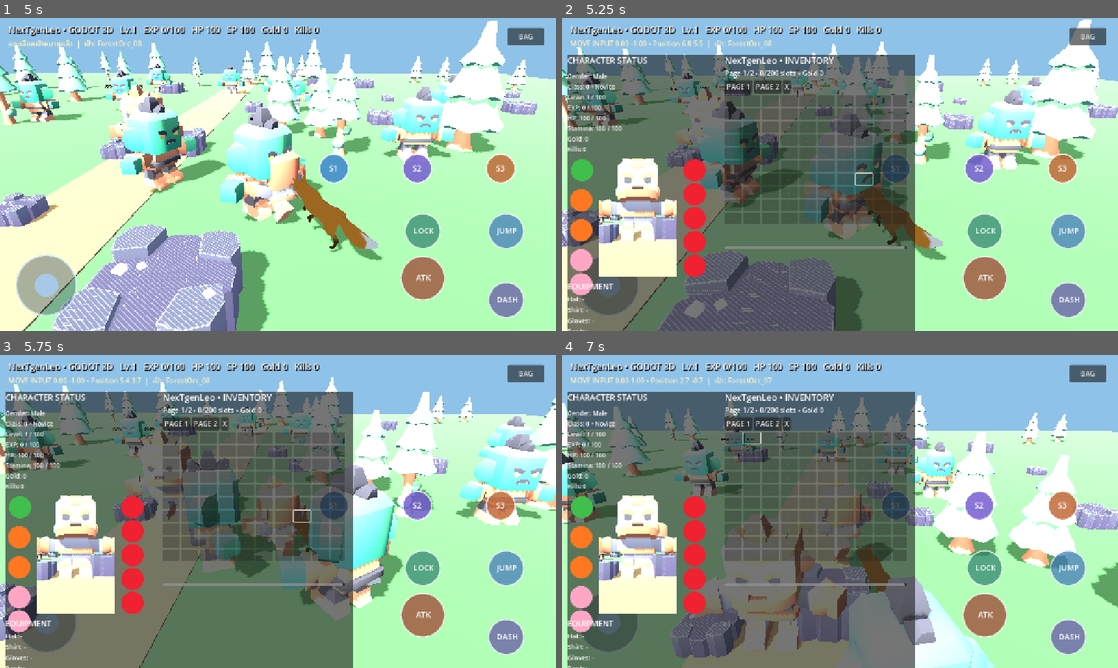
Above: before the commit, frames 1-4 (two rows, left to right).
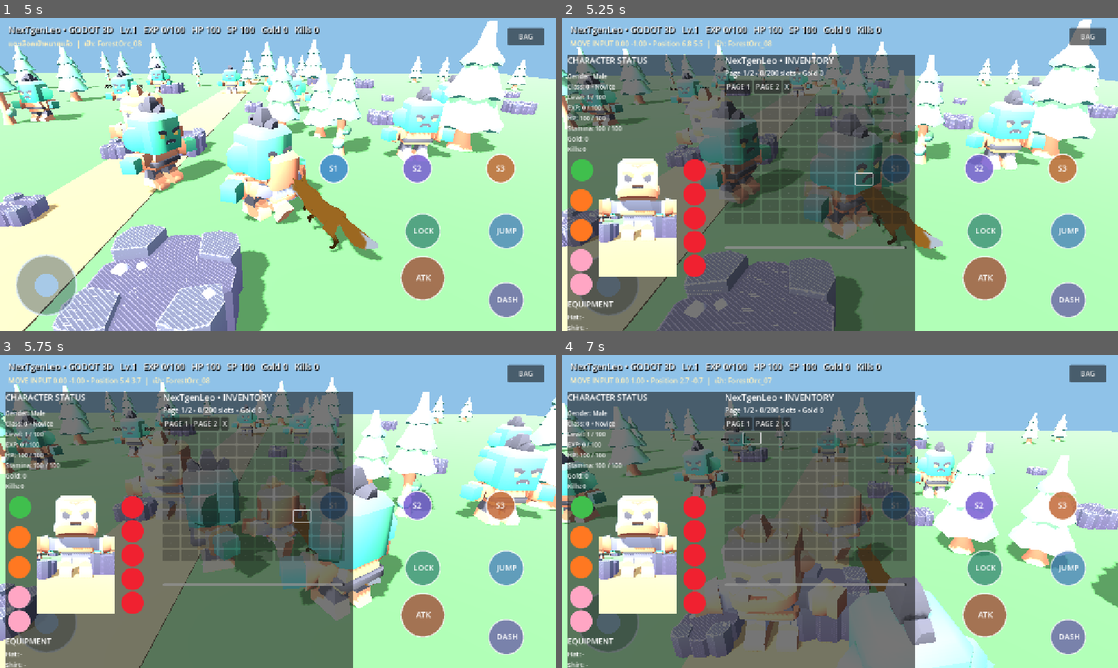
Above: after the commit, the same moments.

Repository: redfullmoon209-debug/NexTgenLeo
Game: Godot game, scene res://godot_src/main.tscn
The game is run twice, just before and just after one commit, with the same random seed, the same clock (stepped at 60 frames per second) and the same inputs.
Inputs (mouse positions are in pixels of both pictures, inside the frame that each line leads up to):
- Up to frame 1 (5 s): tap Enter at 0.5 s; move the mouse to (400, 158) at 0.52 s; hold D (leo_right) 0.53-1.25 s; hold F (leo_attack) 0.53-1.25 s; click (400, 158) at 0.67 s; tap Space at 0.77, 3.77 s; drag from (166, 190) to (250, 237) at 1.27 s; move the mouse to (333, 105) at 2.02 s; hold D (leo_right) 2.03-2.75 s; hold Tab (leo_lock) 2.03-2.75 s; drag from (250, 237) to (111, 127) at 2.77 s; move the mouse to (444, 221) at 3.52 s; hold A (leo_left) 3.53-4.25 s; tap Keypad Enter at 3.6 s; drag from (111, 127) to (194, 96) at 4.27 s
- Up to frame 2 (5.25 s): move the mouse to (867, 174) at 5.02 s; hold S (leo_back) from 5.03 s (still down); tap B at 5.1 s; click (867, 174) at 5.17 s
- Up to frame 3 (5.75 s): keep holding S (leo_back)
- Up to frame 4 (7 s): release S (leo_back) at 5.75 s; drag from (756, 433) to (728, 527) at 5.77 s; move the mouse to (962, 495) at 6.52 s; hold W (leo_forward) from 6.53 s (still down); hold F (leo_attack) from 6.53 s (still down); tap Space at 6.77 s

Frame 1 is identical in both runs. In frame 2, 1.0% of the frame differs, in the area x 1-21%, y 44-100%; in frame 3, 1.0%; in frame 4, 1.1%.

Commit message:
Initialize preview camera inside scene tree and fit pet slot

Diff:
--- a/godot_src/main.gd
+++ b/godot_src/main.gd
@@ -1027,7 +1027,7 @@
 
 func _build_character_preview(status_column: VBoxContainer) -> void:
     var preview_area := Control.new()
-    preview_area.custom_minimum_size = Vector2(330, 285)
+    preview_area.custom_minimum_size = Vector2(330, 326)
     status_column.add_child(preview_area)
     # Center: live 3D preview from the same player mesh resource, not a drawn silhouette.
     var viewport_box := SubViewportContainer.new()
@@ -1050,9 +1050,9 @@
         model_copy.scale = Vector3.ONE
     var preview_camera := Camera3D.new()
     preview_camera.position = Vector3(0, 1.0, 3.6)
+    preview_world.add_child(preview_camera)
     preview_camera.look_at(Vector3(0, 0.95, 0), Vector3.UP)
     preview_camera.current = true
-    preview_world.add_child(preview_camera)
     var light := DirectionalLight3D.new()
     light.rotation_degrees = Vector3(-35, -30, 0)
     light.light_energy = 2.0
